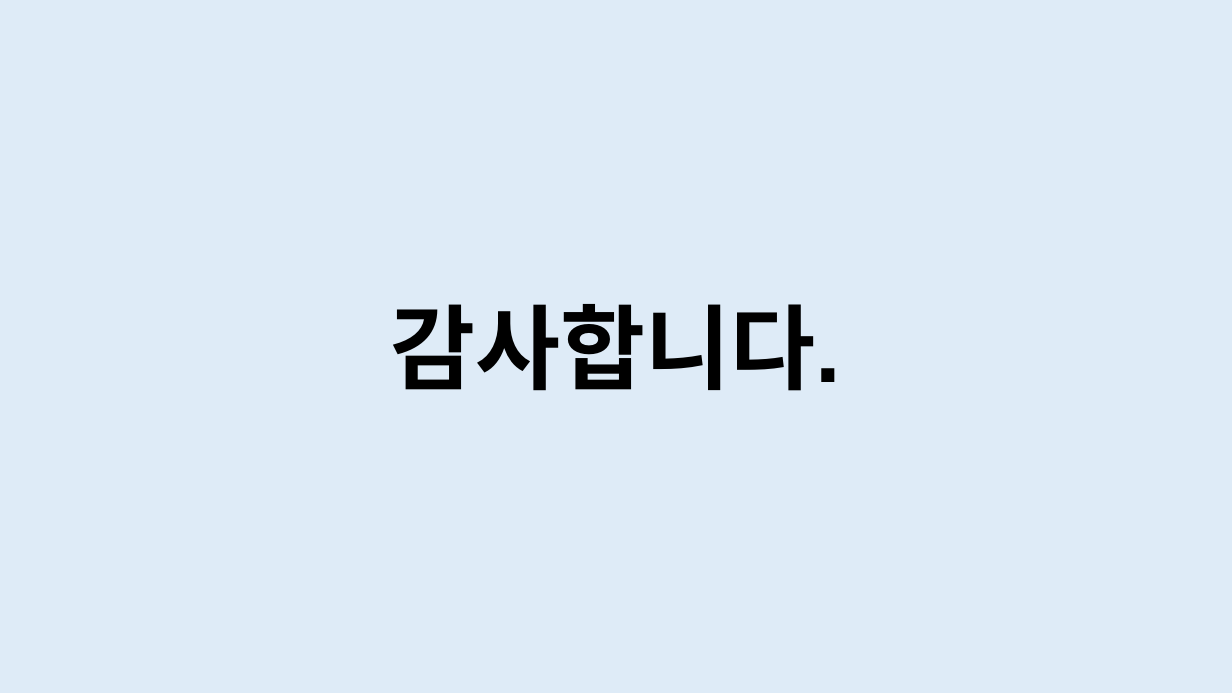
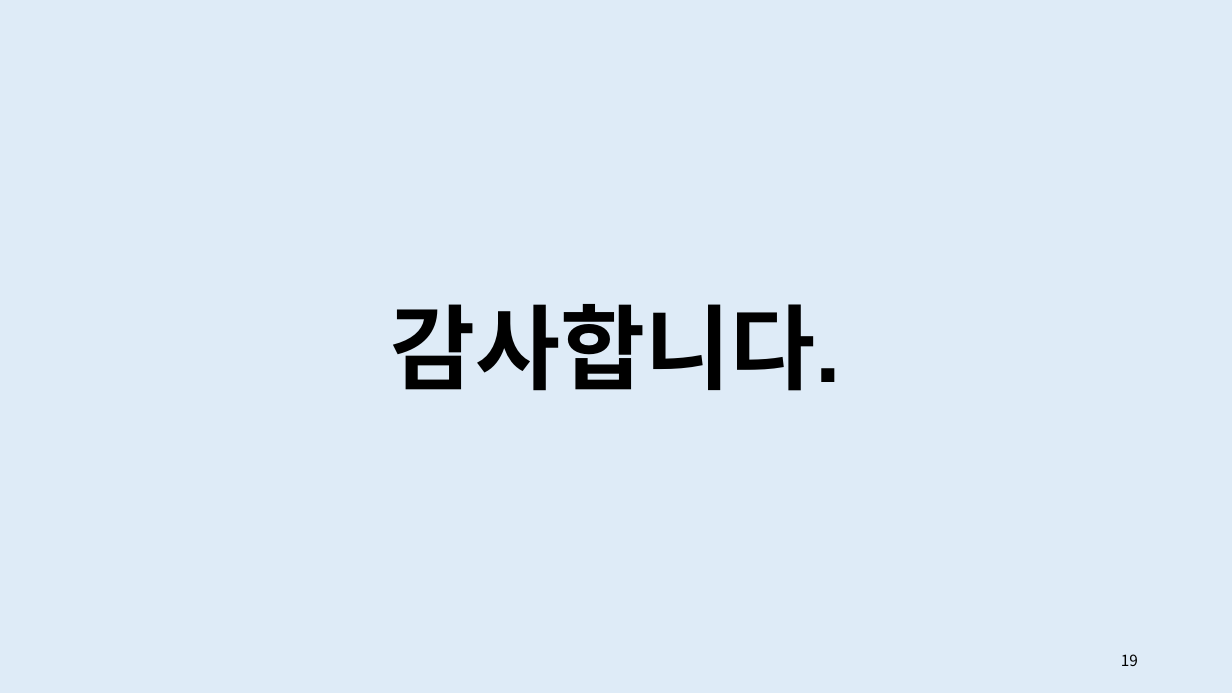
Before and after one commit to TUKoreaEscape/Graduation_Project, a slide deck: slide 19 of Graduation_Document/Who's the tagger.pptx (slide 20 before the commit). Drawn at 1232x693 pixels with LibreOffice and Linux fonts; fonts in the diff are those of the drawing. Boxes give left, top, right and bottom in pixels: in the first picture for what was removed or moved away, otherwise in the second. Text is boxed around its words. In the diff, an @@ line names an element or a change of style, - is before the commit and + after.

```diff
--- a/Graduation_Document/Who's the tagger.pptx
+++ b/Graduation_Document/Who's the tagger.pptx
@@ page number added at (1121, 654, 1138, 666), 12 pt, text #000000 @@
+19
```
Also in this commit, not shown: 18 other slides changed, 1 slide removed, 3 other files.
